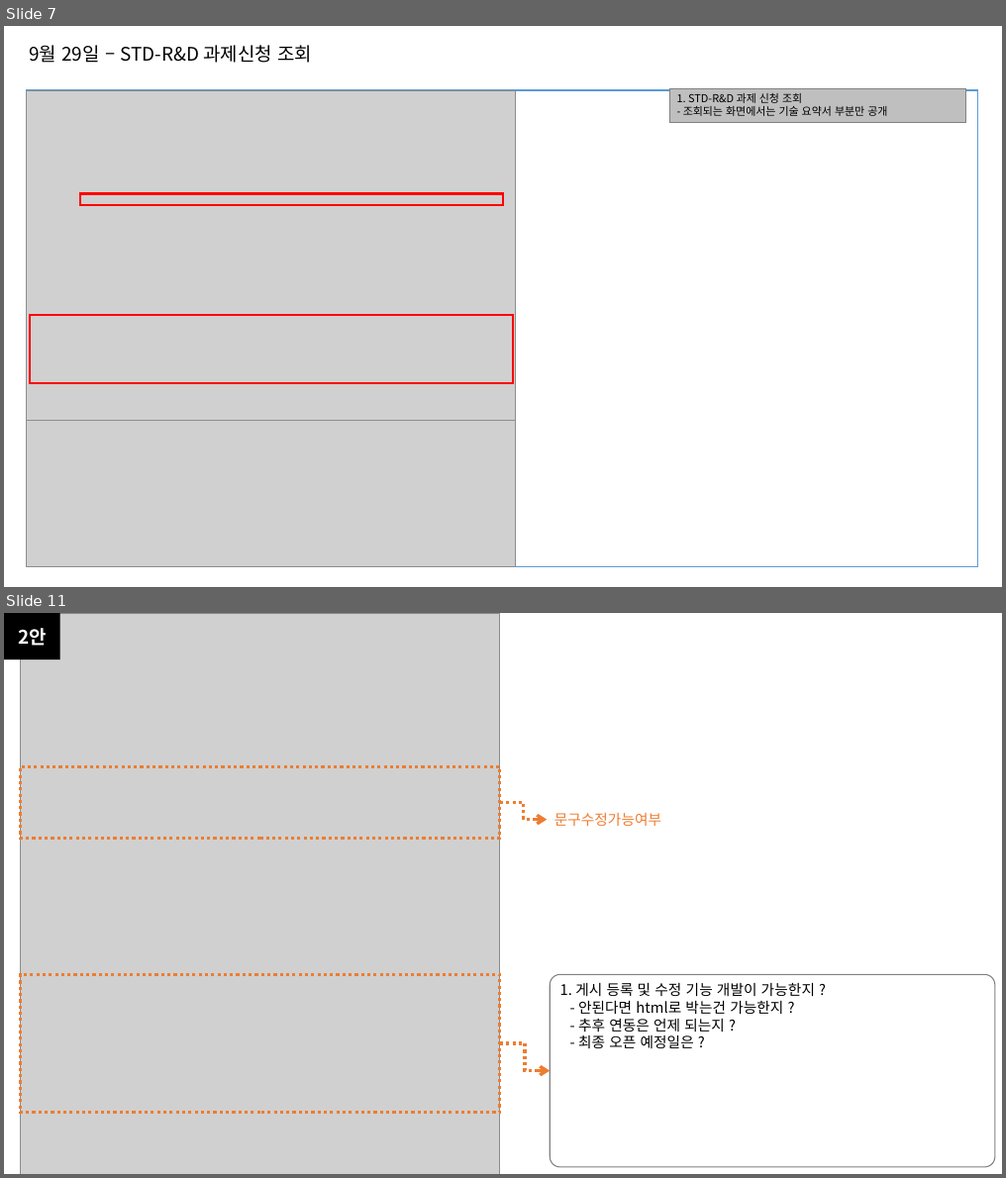
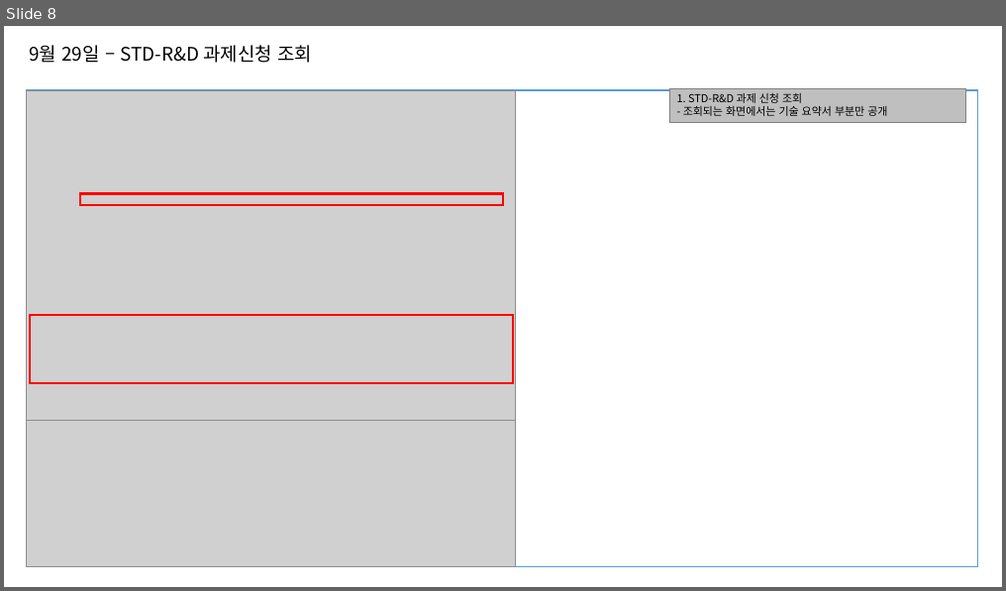
Before and after one commit to box3101/Association, a slide deck: 20220930_133718_임자혁_(jhim@ispark.kr)_표준협회_수정사항/20220930_사이트수정사항_v1.0.pptx. Shown one above the other, each under a label of ours: slides 7 and 11 before the commit, slide 8 after it; the slides between them are not shown. The pictures are 1006x1178 and 1006x591 pixels, drawn with LibreOffice and Linux fonts; fonts in the diff are those of the drawing; grey boxes stand for pictures. Boxes give left, top, right and bottom in pixels: in the first picture for what was removed or moved away, otherwise in the second. Text is boxed around its words. In the diff, an @@ line names an element or a change of style, - is before the commit and + after.

```diff
--- a/20220930_133718_임자혁_(jhim@ispark.kr)_표준협회_수정사항/20220930_사이트수정사항_v1.0.pptx
+++ b/20220930_133718_임자혁_(jhim@ispark.kr)_표준협회_수정사항/20220930_사이트수정사항_v1.0.pptx
@@ slide 11 removed at [4,613,1002,1174], background #FFFFFF @@
@@ rectangle removed at [4,613,60,660] @@
-2안
@@ picture removed at [21,613,500,1174] @@
@@ rectangle removed at [21,766,500,839] @@
@@ elbow arrow removed from (500, 802) to (547, 820) @@
@@ text removed at [554,813,661,826] @@
-문구수정가능여부
@@ rectangle removed at [21,974,500,1112] @@
@@ rounded rectangle removed at [549,974,995,1167] @@
-1. 게시 등록 및 수정 기능 개발이 가능한지 ?
-- 안된다면 html로 박는건 가능한지 ?
-- 추후 연동은 언제 되는지 ?
-- 최종 오픈 예정일은 ?
@@ elbow arrow removed from (500, 1044) to (549, 1071) @@
@@ what was slide 7 is now slide 8 @@
```
Also in this commit, not shown: 5 slides changed, 1 slide added, 14 other slides removed, 11 other files.
